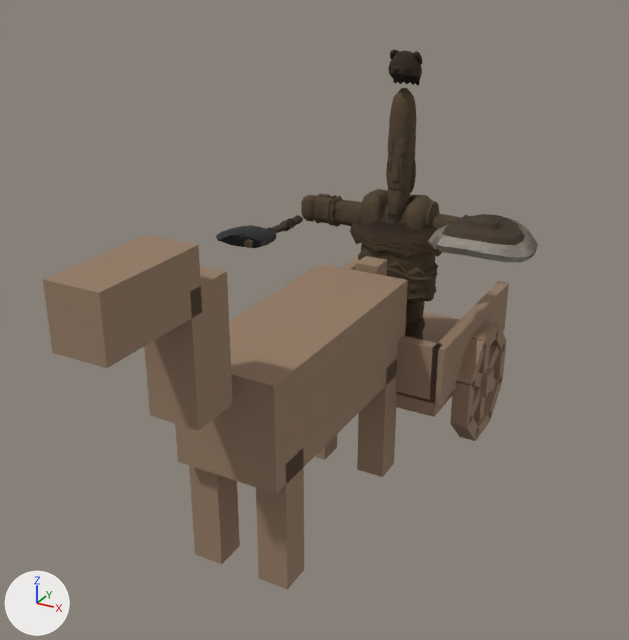
The glTF model csharp/Unciv.Godot/Packs/units/models/unit/War Chariot.glb as it was, and as the next commit left it.
The view is the same before and after, from a camera (50 mm lens) standing at (0.585, -1.122, 0.844) and looking at (0.005, -0.068, 0.317). Lighting does not change. The marker at lower left points along +X, +Y and +Z. The picture after the commit comes second. Vertices at exactly the same position are counted once.

In view in the first picture: '1H_Axe', 'Barbarian_Hat', 'Barbarian_Round_Shield', 'HorseMesh', 'Warrior'.
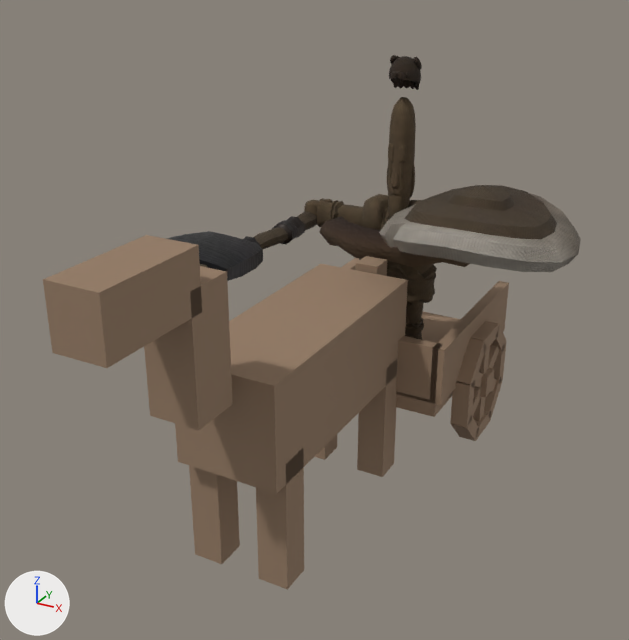
Pixel boxes (x1, y1, x2, y2) of what changed, in the pictures (629 x 640 px; the box of a moved part takes in the faces that stretch with it):
'Warrior', reshaped, rescaled: before (301, 88, 472, 340); after (304, 97, 470, 340)
'Barbarian_Round_Shield', moved, rescaled (83% wider, 80% taller): before (428, 214, 538, 262); after (379, 185, 581, 272)
'1H_Axe', moved, rescaled: before (216, 215, 303, 248); after (167, 211, 317, 281)
'Barbarian_Hat', moved, rescaled: before (388, 50, 422, 86); after (389, 55, 422, 90)
part 1 of me_mesh_skinned, moved or reshaped: before (350, 218, 442, 257); after (319, 216, 470, 267)

The change, as a list of edits to the scene's bpy script:
```text
Change me_mesh_skinned:
    used by ob_warrior; location = (0.0, 0.25, 0.15); scale = (0.213, 0.213, 0.213)
    remove me_mesh_skinned.from_pydata(...)  # 2445 vertices, 4485 faces; spans x -0.92..0.92, y -0.26..0.24, z 0.0..2.19
    add me_mesh_skinned.from_pydata(...)  # 2445 vertices, 4485 faces; spans x -0.92..0.92, y -0.41..0.41, z 0.0..2.19
    me_mesh_skinned part 1: the loose piece of 64 vertices spanning x -0.44..0.49, y -0.24..0.24, z 0.86..1.15 is scaled about the mesh origin by (1.7, 1.7, 1)
Change ob_warrior:
    ob_warrior.scale: (0.213, 0.213, 0.213) -> (0.206, 0.206, 0.206)
Change ob_barbarian_round_shield:
    ob_barbarian_round_shield.location: (0.18, 0.171, 0.404) -> (0.174, 0.168, 0.422)
    ob_barbarian_round_shield.scale: (0.196, 0.196, 0.196) -> (0.357, 0.357, 0.357)
Change ob_1h_axe:
    ob_1h_axe.location: (-0.18, 0.17, 0.373) -> (-0.174, 0.164, 0.366)
    ob_1h_axe.scale: (0.138, 0.138, 0.138) -> (0.291, 0.291, 0.291)
Change ob_barbarian_hat:
    ob_barbarian_hat.location: (0.0, 0.25, 0.607) -> (0.0, 0.25, 0.6)
    ob_barbarian_hat.scale: (0.05, 0.0553, 0.0574) -> (0.0484, 0.0535, 0.0556)
```
